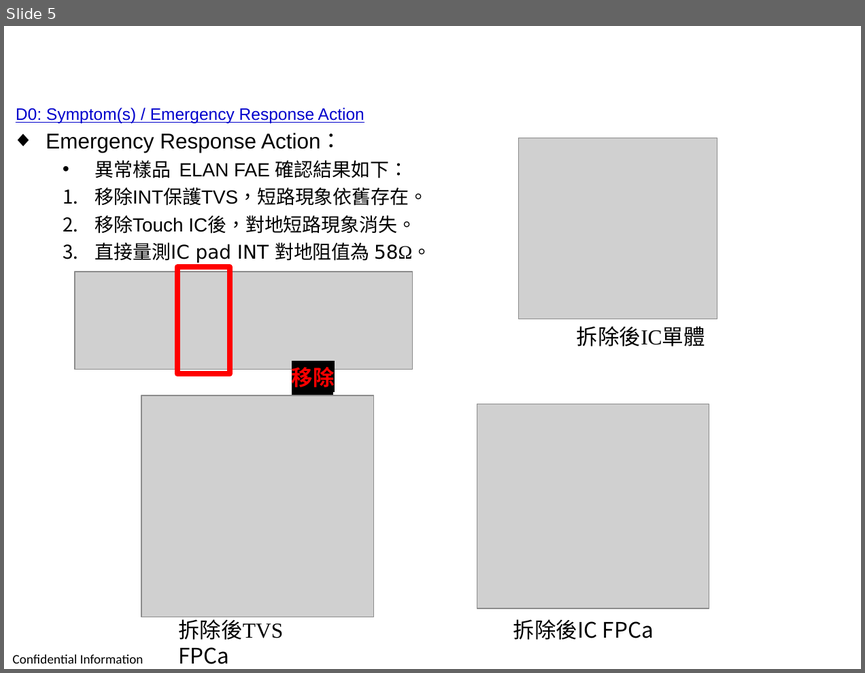
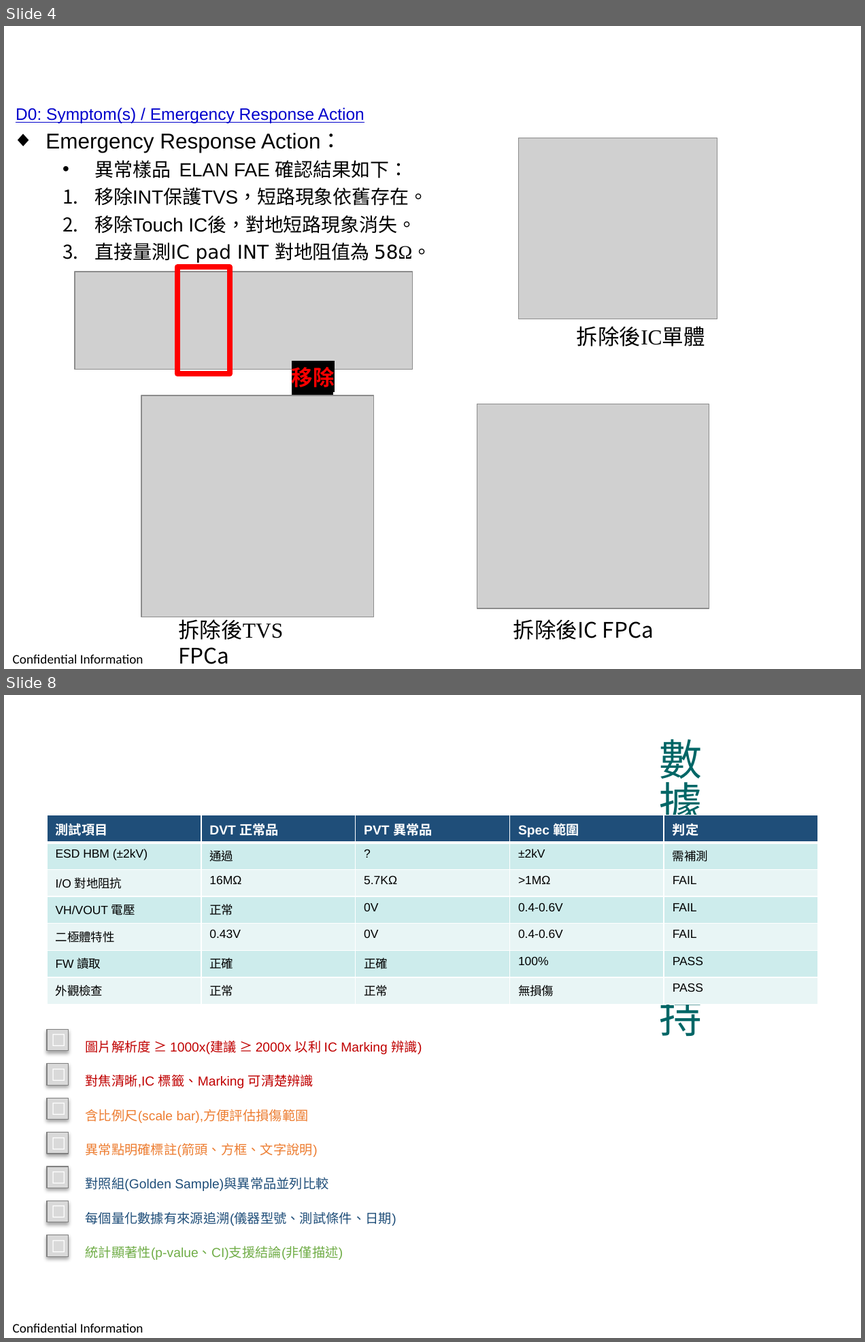
Before and after one commit to kcf7012/fa-report-refactor-root, a slide deck: report/260811_Kobo_ZHT_RA6080_SPcomFailI_improved.pptx. Shown one above the other, each under a label of ours: slide 5 before the commit, slides 4 and 8 after it; the slides between them are not shown. The pictures are 865x673 and 865x1342 pixels, drawn with LibreOffice and Linux fonts; fonts in the diff are those of the drawing; grey boxes stand for pictures; background and template pictures are left out. Boxes give left, top, right and bottom in pixels: in the first picture for what was removed or moved away, otherwise in the second. Text is boxed around its words. In the diff, an @@ line names an element or a change of style, - is before the commit and + after.

Commit message:
fix: 修正批次版面渲染問題(8 張空白頁 → 0)+ LLM 策略評估文檔
詳細修正記錄見 docs/handoff/2026-08-31-batch-eval-rendering-issues-handoff.md § 10。

修正內容:
- 補上 orchestrator 缺失的 4 個 action 分支(原本 silently skip 導致 8 張空白)
- 7 個 improver 加 slide_bounds 動態適應 13.33 in 寬螢幕 pptx
- 修 visual generator Inches 重複套用 bug
- 修 summary.py Executive Summary 座標超界

LLM 策略評估:確認採用純修版 bug(不安用 LLM),理由見 § 6。

統計:
- 原本:8 張空白 / 3 份報告 / 母片保護 100% / 203 測試
- 現在:0 張空白 / 3 份報告 / 母片保護 100% / 210 測試(+7 smoke)

相關 commit (技能包倉庫):
- 略(待下次 commit)

```diff
--- a/report/260811_Kobo_ZHT_RA6080_SPcomFailI_improved.pptx
+++ b/report/260811_Kobo_ZHT_RA6080_SPcomFailI_improved.pptx
@@ slide 8 added at (x1=4, y1=695, x2=861, y2=1338), background #FFFFFF; not listed: 1 template element that a slide beside it also shows @@
@@ title added at (x1=659, y1=739, x2=702, y2=1036), 36 pt, text #006666 @@
+數據與證據支持
@@ table added at (x1=47, y1=815, x2=818, y2=1004), 7 rows, 5 columns @@
+測試項目 | DVT 正常品 | PVT 異常品 | Spec 範圍 | 判定
+ESD HBM (±2kV) | 通過 | ? | ±2kV | 需補測
+I/O 對地阻抗 | 16MΩ | 5.7KΩ | >1MΩ | FAIL
+VH/VOUT 電壓 | 正常 | 0V | 0.4-0.6V | FAIL
+二極體特性 | 0.43V | 0V | 0.4-0.6V | FAIL
+FW 讀取 | 正確 | 正確 | 100% | PASS
+外觀檢查 | 正常 | 正常 | 無損傷 | PASS
@@ rectangle added at (x1=47, y1=1029, x2=68, y2=1051), fill #D9D9D9, outline #808080 0.75 pt, 14 pt, text #FFFFFF, bold @@
+☐
@@ text added at (x1=86, y1=1040, x2=422, y2=1054), 11 pt, text #C00000 @@
+圖片解析度 ≥ 1000x(建議 ≥ 2000x 以利 IC Marking 辨識)
@@ rectangle added at (x1=47, y1=1064, x2=68, y2=1085), fill #D9D9D9, outline #808080 0.75 pt, 14 pt, text #FFFFFF, bold @@
+☐
@@ text added at (x1=86, y1=1074, x2=313, y2=1088), 11 pt, text #C00000 @@
+對焦清晰,IC 標籤、Marking 可清楚辨識
@@ rectangle added at (x1=47, y1=1098, x2=68, y2=1119), fill #D9D9D9, outline #808080 0.75 pt, 14 pt, text #FFFFFF, bold @@
+☐
@@ text added at (x1=86, y1=1109, x2=309, y2=1123), 11 pt, text #ED7D31 @@
+含比例尺(scale bar),方便評估損傷範圍
@@ rectangle added at (x1=47, y1=1132, x2=68, y2=1153), fill #D9D9D9, outline #808080 0.75 pt, 14 pt, text #FFFFFF, bold @@
+☐
@@ text added at (x1=86, y1=1142, x2=317, y2=1157), 11 pt, text #ED7D31 @@
+異常點明確標註(箭頭、方框、文字說明)
@@ rectangle added at (x1=47, y1=1166, x2=68, y2=1187), fill #D9D9D9, outline #808080 0.75 pt, 14 pt, text #FFFFFF, bold @@
+☐
@@ text added at (x1=86, y1=1177, x2=328, y2=1191), 11 pt, text #1F4E79 @@
+對照組(Golden Sample)與異常品並列比較
@@ rectangle added at (x1=47, y1=1200, x2=68, y2=1222), fill #D9D9D9, outline #808080 0.75 pt, 14 pt, text #FFFFFF, bold @@
+☐
@@ text added at (x1=86, y1=1212, x2=396, y2=1225), 11 pt, text #1F4E79 @@
+每個量化數據有來源追溯(儀器型號、測試條件、日期)
@@ rectangle added at (x1=47, y1=1235, x2=68, y2=1256), fill #D9D9D9, outline #808080 0.75 pt, 14 pt, text #FFFFFF, bold @@
+☐
@@ text added at (x1=86, y1=1246, x2=343, y2=1259), 11 pt, text #70AD47 @@
+統計顯著性(p-value、CI)支援結論(非僅描述)
@@ what was slide 5 is now slide 4 @@
```
Also in this commit, not shown: 3 slides changed, 5 other slides added, 1 slide removed, 5 other files.
